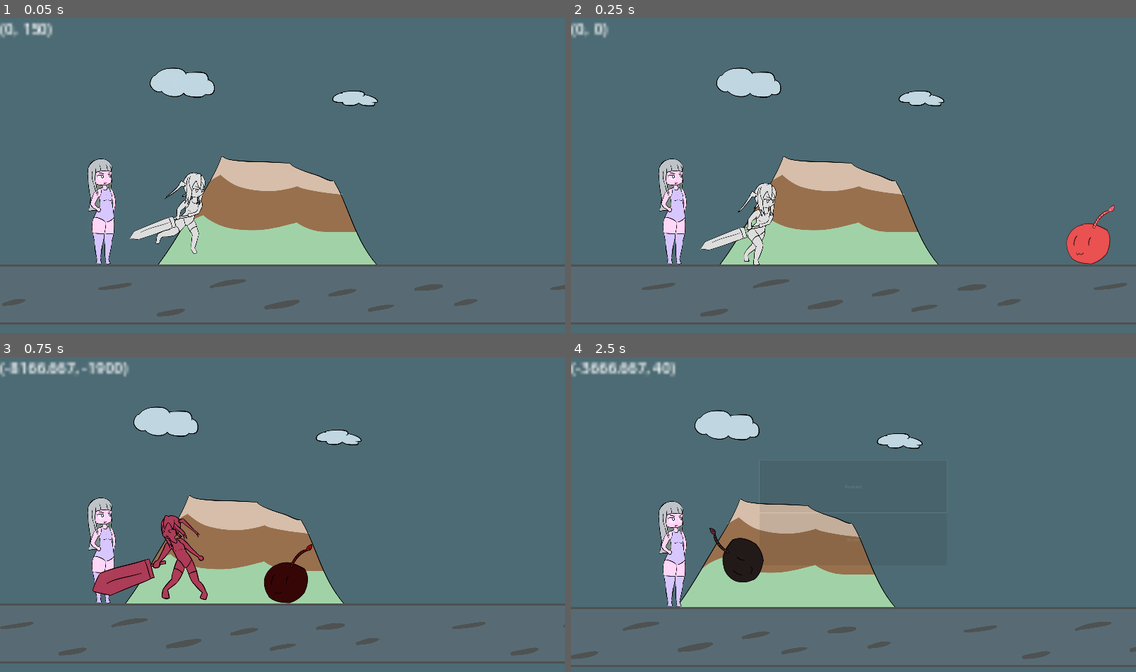
Above: before the commit, frames 1-4 (two rows, left to right).
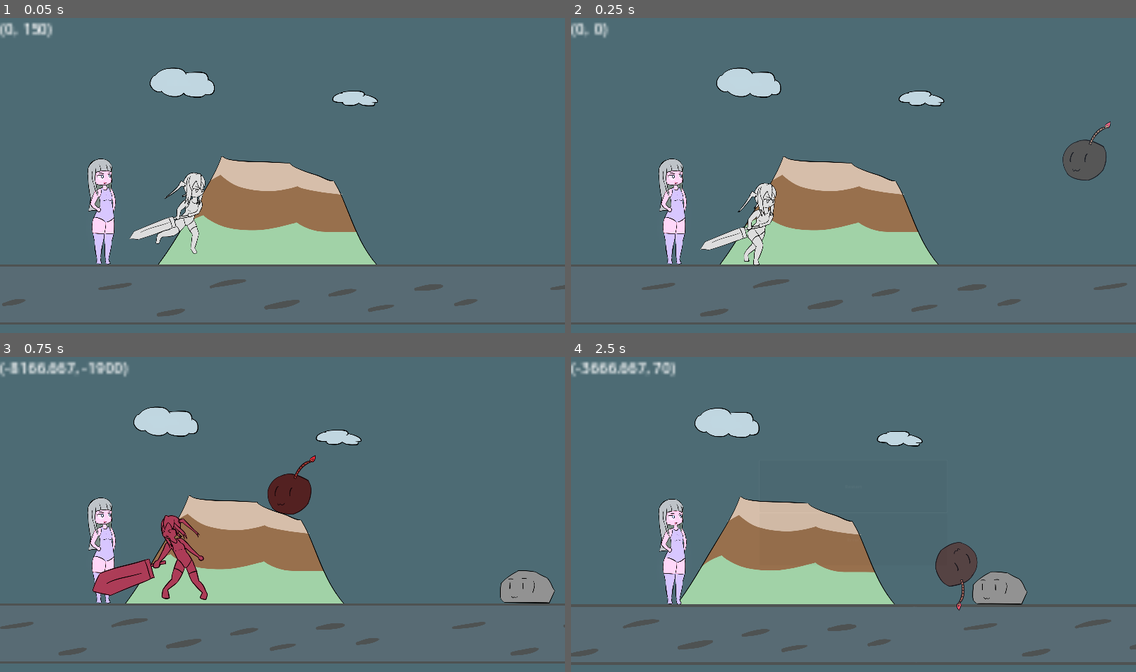
Above: after the commit, the same moments.

Repository: BeatMil/Animurun
Game: Godot game, scene res://Scenes/Forest.tscn
The game is run twice, just before and just after one commit, with the same random seed, the same clock (stepped at 60 frames per second) and the same inputs.
Inputs:
- Up to frame 1 (0.05 s): no input
- Up to frame 2 (0.25 s): no input
- Up to frame 3 (0.75 s): hold D (move_right) from 0.53 s (still down); hold J (attack) from 0.53 s (still down)
- Up to frame 4 (2.5 s): tap Space (jump) at 0.77, 2.27 s; release D (move_right) at 1.25 s; release J (attack) at 1.25 s; click "Restart" at 1.25 s; hold D (move_right) from 2.03 s (still down); tap K (block) at 2.1 s

Frame 1 is identical in both runs. In frame 2, 1.7% of the frame differs, in the area x 87-97%, y 32-79%; in frame 3, 2.6%; in frame 4, 8.2%, in the area x 0-100%, y 1-99%.

Commit message:
Add throw_bomb() to bomby

Diff:
--- a/Nodes/Bomby.tscn
+++ b/Nodes/Bomby.tscn
@@ -1,12 +1,12 @@
-[gd_scene load_steps=11 format=3 uid="uid://cy5de7c0713cw"]
+[gd_scene load_steps=16 format=3 uid="uid://cy5de7c0713cw"]
 
 [ext_resource type="Script" path="res://scripts/Bomby.gd" id="1_fnt5c"]
 [ext_resource type="AudioStream" uid="uid://dnnfgqv01ld8w" path="res://Media/sfx/explosion16.wav" id="2_yy77h"]
 [ext_resource type="AudioStream" uid="uid://buqe4ddxwekc2" path="res://Media/sfx/charge01.wav" id="3_luyl2"]
 [ext_resource type="Texture2D" uid="uid://vr6gm1cq4vvw" path="res://Media/sprites/bomby.png" id="4_uehsa"]
 
-[sub_resource type="RectangleShape2D" id="RectangleShape2D_y7vn5"]
-size = Vector2(192, 172)
+[sub_resource type="RectangleShape2D" id="RectangleShape2D_ys26t"]
+size = Vector2(174, 160)
 
 [sub_resource type="Animation" id="Animation_jfkii"]
 length = 0.001
@@ -146,6 +146,63 @@
 "speed": SubResource("Animation_xwss6")
 }
 
+[sub_resource type="CircleShape2D" id="CircleShape2D_fepvr"]
+radius = 93.0054
+
+[sub_resource type="Animation" id="Animation_j78p7"]
+resource_name = "circle_shape"
+length = 0.001
+tracks/0/type = "value"
+tracks/0/imported = false
+tracks/0/enabled = true
+tracks/0/path = NodePath("../CollisionShape2D:shape")
+tracks/0/interp = 1
+tracks/0/loop_wrap = true
+tracks/0/keys = {
+"times": PackedFloat32Array(0),
+"transitions": PackedFloat32Array(1),
+"update": 1,
+"values": [SubResource("CircleShape2D_fepvr")]
+}
+
+[sub_resource type="Animation" id="Animation_obreh"]
+length = 0.001
+tracks/0/type = "value"
+tracks/0/imported = false
+tracks/0/enabled = true
+tracks/0/path = NodePath("../CollisionShape2D:shape")
+tracks/0/interp = 1
+tracks/0/loop_wrap = true
+tracks/0/keys = {
+"times": PackedFloat32Array(0),
+"transitions": PackedFloat32Array(1),
+"update": 1,
+"values": [SubResource("RectangleShape2D_ys26t")]
+}
+
+[sub_resource type="Animation" id="Animation_ovkct"]
+resource_name = "square_shape"
+length = 0.001
+tracks/0/type = "value"
+tracks/0/imported = false
+tracks/0/enabled = true
+tracks/0/path = NodePath("../CollisionShape2D:shape")
+tracks/0/interp = 1
+tracks/0/loop_wrap = true
+tracks/0/keys = {
+"times": PackedFloat32Array(0),
+"transitions": PackedFloat32Array(1),
+"update": 1,
+"values": [SubResource("RectangleShape2D_ys26t")]
+}
+
+[sub_resource type="AnimationLibrary" id="AnimationLibrary_vfoif"]
+_data = {
+"RESET": SubResource("Animation_obreh"),
+"circle_shape": SubResource("Animation_j78p7"),
+"square_shape": SubResource("Animation_ovkct")
+}
+
 [node name="Bomby" type="RigidBody2D" groups=["bomby", "enemy"]]
 collision_layer = 4
 collision_mask = 3
@@ -159,8 +216,8 @@
 scale = Vector2(9.6, 8.65)
 
 [node name="CollisionShape2D" type="CollisionShape2D" parent="."]
-position = Vector2(0, -4)
-shape = SubResource("RectangleShape2D_y7vn5")
+position = Vector2(-1, -1)
+shape = SubResource("RectangleShape2D_ys26t")
 
 [node name="AnimationPlayer" type="AnimationPlayer" parent="."]
 libraries = {
@@ -172,6 +229,12 @@
 
 [node name="MasterBus" type="AudioStreamPlayer" parent="AnimationPlayer"]
 
+[node name="ShapePlayer" type="AnimationPlayer" parent="."]
+root_node = NodePath("../AnimationPlayer")
+libraries = {
+"": SubResource("AnimationLibrary_vfoif")
+}
+
 [node name="Sprite2D" type="Sprite2D" parent="."]
 position = Vector2(10, -49)
 texture = ExtResource("4_uehsa")
--- a/Scenes/Forest.tscn
+++ b/Scenes/Forest.tscn
@@ -32,6 +32,9 @@
 func _process(delta):
 	motion_offset.x += SPEED * delta
 "
+
+[sub_resource type="PhysicsMaterial" id="PhysicsMaterial_vax0k"]
+bounce = 0.8
 
 [sub_resource type="RectangleShape2D" id="RectangleShape2D_iy05h"]
 size = Vector2(4108, 287)
@@ -1295,6 +1298,7 @@
 
 [node name="GroundBody" type="StaticBody2D" parent="."]
 position = Vector2(1472, 1066)
+physics_material_override = SubResource("PhysicsMaterial_vax0k")
 
 [node name="CollisionShape2D" type="CollisionShape2D" parent="GroundBody"]
 shape = SubResource("RectangleShape2D_iy05h")
@@ -1464,6 +1468,7 @@
 position = Vector2(523, 749)
 
 [node name="SpawnTimer" type="Timer" parent="."]
+wait_time = 0.1
 
 [connection signal="animation_finished" from="Chiichan/AnimationPlayer" to="Chiichan" method="_on_animation_player_animation_finished"]
 [connection signal="body_entered" from="DedWalls/Wall" to="DedWalls/Wall" method="_on_body_entered"]
--- a/scripts/Bomby.gd
+++ b/scripts/Bomby.gd
@@ -45,6 +45,12 @@
 		$"AnimationPlayer".play("hurt")
 
 
+func throw_bomb() -> void:
+	is_moving = false
+	$ShapePlayer.play("circle_shape")
+	apply_impulse(Vector2(-2000, -2000))
+
+
 func turn_off_all_collision():
 	collision_layer = 0b00000000000000000000
 	collision_mask = 0b00000000000000000000
--- a/scripts/Forest.gd
+++ b/scripts/Forest.gd
@@ -8,7 +8,7 @@
 
 
 # Configs
-var enemy_spawn_order: Array = [spawn_speed_bomby]
+var enemy_spawn_order: Array = [spawn_triple]
 var order_index: int = 0
 
 
@@ -71,5 +71,22 @@
 	add_child(bomby)
 
 
+func spawn_triple() -> void:
+	var bomby = BOMBY.instantiate()
+	bomby.position = $"Markers/EnemySpawnPos".position
+
+	var rocky = ROCKY.instantiate()
+	rocky.position = $"Markers/EnemySpawnPos".position
+
+	var slime = SLIME.instantiate()
+	slime.position = $"Markers/EnemySpawnPos".position
+
+	bomby.throw_bomb()
+	add_child(bomby)
+	await get_tree().create_timer(0.3).timeout
+
+	add_child(rocky)
+
+
 func _on_spawn_timer_timeout():
 	spawner()
Not shown: 1 places in Scenes/Forest.tscn that only renumber resources
